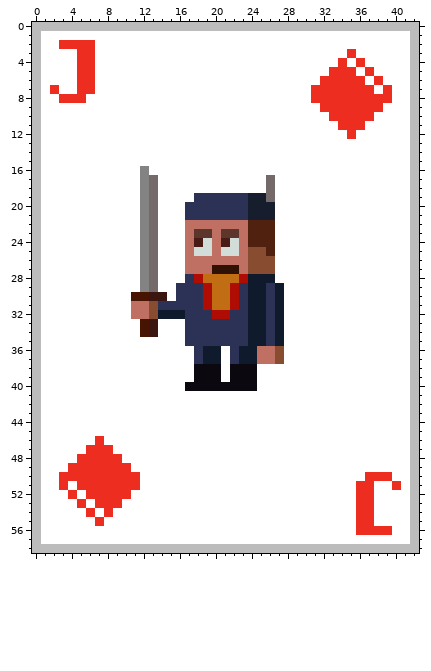
Pixel-art sprite, stored at app/src/main/assets/cards/diamonds/jack.png. Above is the file before it was changed.
The file is 344x472 pixels, drawn in blocks of 8x8; one block is one cell here. Colours within 5 levels of each other are drawn and written as one.
Now the later version:
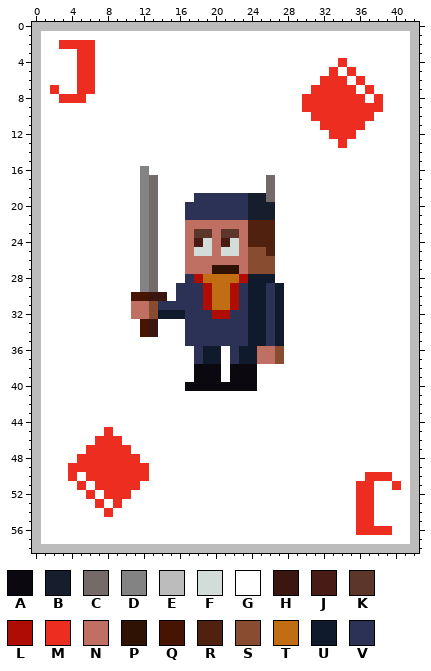
Palette (. is transparent): A #0b090f  B #161d2d  C #736a69  D #838383  E #bcbcbc  F #d2ddd9  G #ffffff  H #3b1610  J #491b15  K #5c362b  L #af0d04  M #ec2d1f  N #c07063  P #2f1204  Q #481402  R #512110  S #884d31  T #c16d13  U #0f1b2d  V #2b3256
Edits made:
{"y":3,"x":35,"old":"M","new":"G"}
{"y":4,"x":36,"old":"M","new":"G"}
{"y":5,"x":34,"old":"M","new":"G"}
{"y":5,"x":37,"old":"M","new":"G"}
{"y":6,"x":35,"old":"M","new":"G"}
{"y":6,"x":38,"old":"M","new":"G"}
{"y":7,"x":36,"old":"M","new":"G"}
{"y":7,"x":39,"old":"M","new":"G"}
{"y":8,"x":30,"old":"G","new":"M"}
{"y":8,"x":37,"old":"M","new":"G"}
{"y":8,"x":39,"old":"M","new":"G"}
{"y":9,"x":30,"old":"GG","new":"MM"}
{"y":10,"x":31,"old":"GG","new":"MM"}
{"y":11,"x":32,"old":"GG","new":"MM"}
{"y":12,"x":33,"old":"GG","new":"MM"}
{"y":13,"x":34,"old":"G","new":"M"}
{"y":45,"x":8,"old":"G","new":"M"}
{"y":46,"x":8,"old":"GG","new":"MM"}
{"y":47,"x":9,"old":"GG","new":"MM"}
{"y":48,"x":10,"old":"GG","new":"MM"}
{"y":49,"x":11,"old":"GG","new":"MM"}
{"y":50,"x":3,"old":"M","new":"G"}
{"y":50,"x":5,"old":"M","new":"G"}
{"y":50,"x":12,"old":"G","new":"M"}
{"y":51,"x":3,"old":"M","new":"G"}
{"y":51,"x":6,"old":"M","new":"G"}
{"y":52,"x":4,"old":"M","new":"G"}
{"y":52,"x":7,"old":"M","new":"G"}
{"y":53,"x":5,"old":"M","new":"G"}
{"y":53,"x":8,"old":"M","new":"G"}
{"y":54,"x":6,"old":"M","new":"G"}
{"y":55,"x":7,"old":"M","new":"G"}
{"label":"changed","picture_box":[302,49,392,148]}
{"label":"changed","picture_box":[59,427,149,526]}
